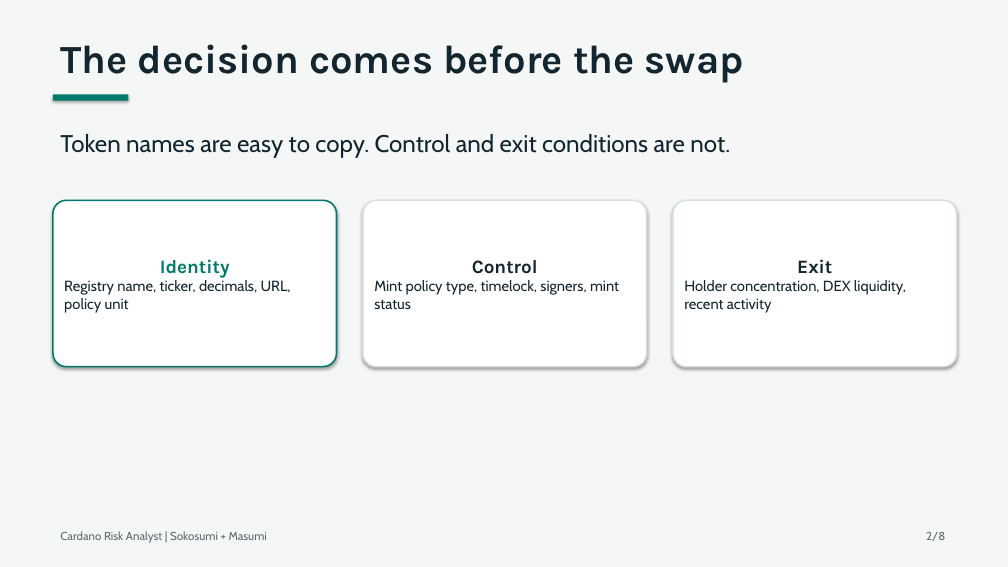
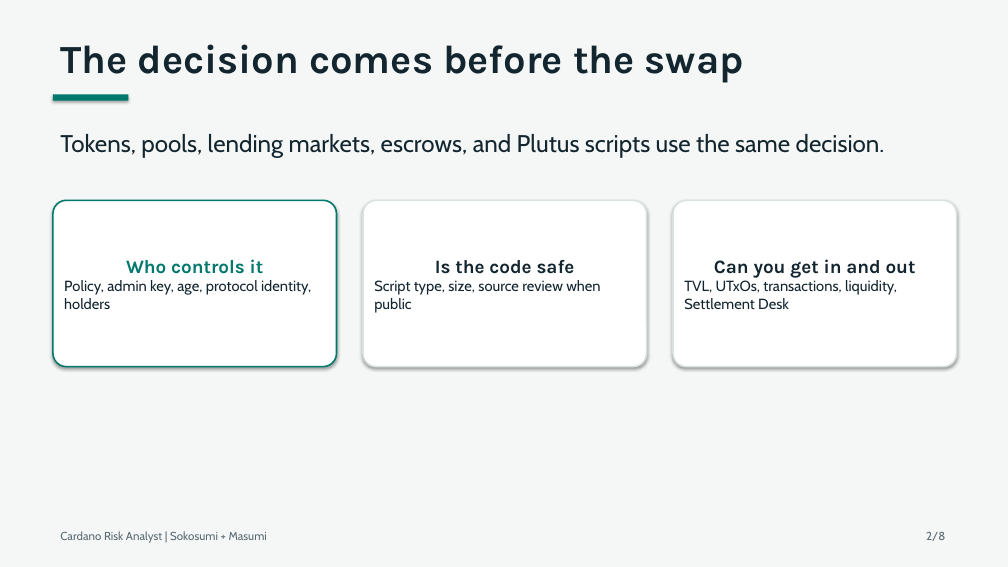
Before and after one commit to pieakshat/cardano-risk-coworker, a slide deck: slide 2 of deck/cardano-risk-analyst.pptx. Drawn at 1008x567 pixels with LibreOffice and Linux fonts; fonts in the diff are those of the drawing. Boxes give left, top, right and bottom in pixels: in the first picture for what was removed or moved away, otherwise in the second. Text is boxed around its words. In the diff, an @@ line names an element or a change of style, - is before the commit and + after.

```diff
--- a/deck/cardano-risk-analyst.pptx
+++ b/deck/cardano-risk-analyst.pptx
@@ text at bbox=[60, 134, 885, 158]: text changed @@
-Token names are easy to copy. Control and exit conditions are not.
+Tokens, pools, lending markets, escrows, and Plutus scripts use the same decision.
@@ text in rounded rectangle at bbox=[64, 259, 311, 309]: text changed @@
-Identity
-Registry name, ticker, decimals, URL, policy unit
+Who controls it
+Policy, admin key, age, protocol identity, holders
@@ text in rounded rectangle at bbox=[374, 260, 600, 313]: text changed @@
-Control
-Mint policy type, timelock, signers, mint status
+Is the code safe
+Script type, size, source review when public
@@ text in rounded rectangle at bbox=[684, 259, 916, 310]: text changed @@
-Exit
-Holder concentration, DEX liquidity, recent activity
+Can you get in and out
+TVL, UTxOs, transactions, liquidity, Settlement Desk
```
Also in this commit, not shown: 3 other slides changed, 14 other files.
